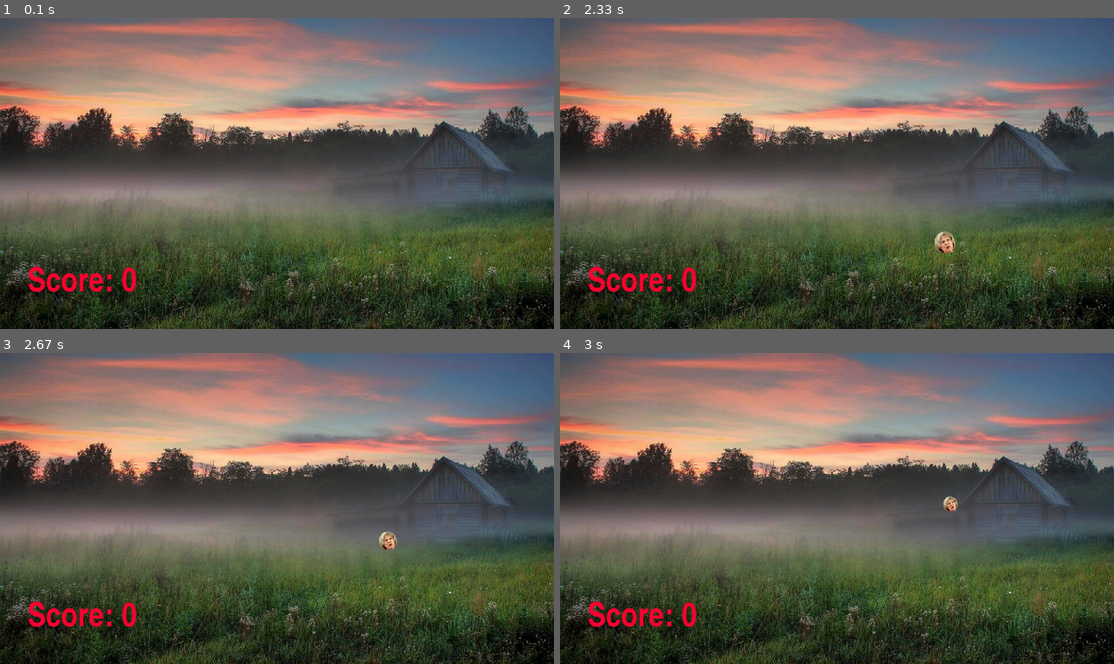
Above: before the commit, frames 1-4 (two rows, left to right).
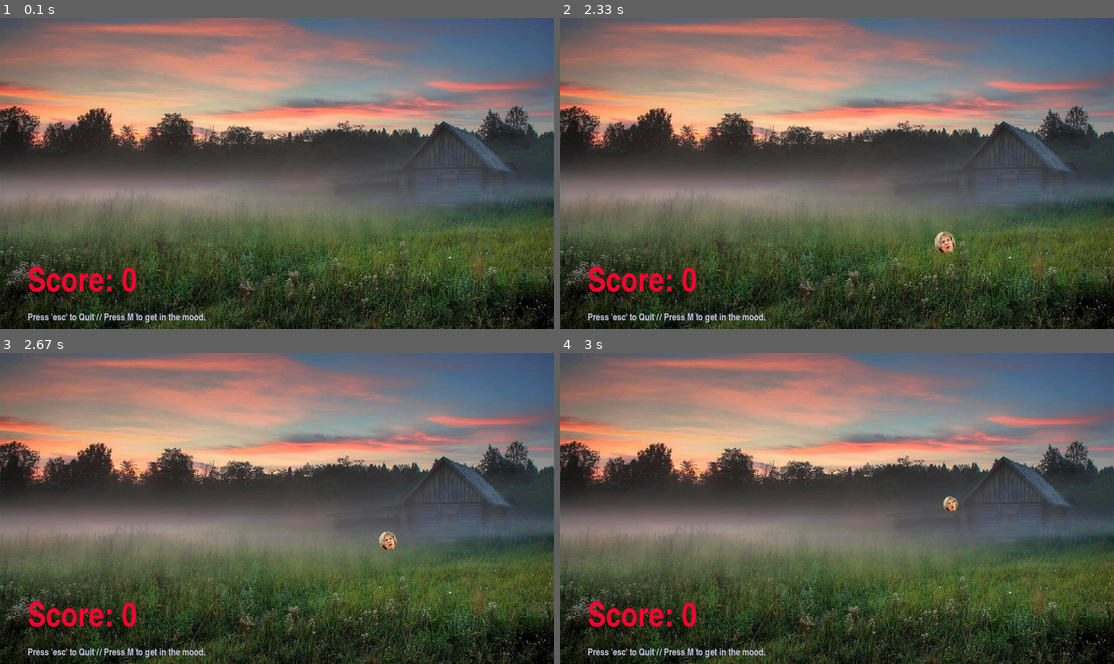
Above: after the commit, the same moments.

Repository: LewPort/quackhunt
Game: pygame game, started from duckhunt.py
Two runs of this game, one before a commit and one after it. Both use one fixed random seed, a clock stepped at 60 frames per second and the inputs below.
Inputs:
- Up to frame 1 (0.1 s): no input
- Up to frame 2 (2.33 s): no input
- Up to frame 3 (2.67 s): no input
- Up to frame 4 (3 s): no input

The runs differ from the first frame. In frame 1, 0.4% of the frame differs, in the area x 5-38%, y 94-99%; in frame 2, 0.4%; in frame 3, 0.4%; in frame 4, 0.4%.

Commit message:
Deleted print statements, added keypress instructions

Diff:
--- a/duckhunt.py
+++ b/duckhunt.py
@@ -16,10 +16,12 @@
 pygame.display.set_caption('QUACKHUNT')
 
 red = (255,0,50)
+grey = (200,200,230)
 
 scorefont = pygame.font.SysFont("impact", 70)
-
-music = True
+infofont = pygame.font.SysFont("impact", 20)
+
+music = False
 
 #Loading Sounds
 pygame.mixer.music.load('./sfx/ambience.ogg')
@@ -85,8 +87,6 @@
         hitcount += 1
         self.y_mov -= 20
 
-        print('A HIT')
-
 
 
 
@@ -147,8 +147,6 @@
             if duckarea[0] < cursorloc[0] < duckarea[1] and duckarea[2] < cursorloc[1] < duckarea[1]:
                 if duck[i].dead == False:
                     duck[i].deadduck()
-            else:
-                print('Empty click')
 
 def mark_shot():
     loc = pygame.mouse.get_pos()
@@ -218,6 +216,8 @@
     duck_hit_detection()
     score = scorefont.render("Score: %s" % hitcount, 1, red)
     game_display.blit(score, (display_width * 0.05, display_height * 0.8))
+    info = infofont.render("Press 'esc' to Quit // Press M to get in the mood.", 1, grey)
+    game_display.blit(info, (display_width * 0.05, display_height * 0.95))
 
     if stopwatch() > 10:
         reset_stopwatch()
